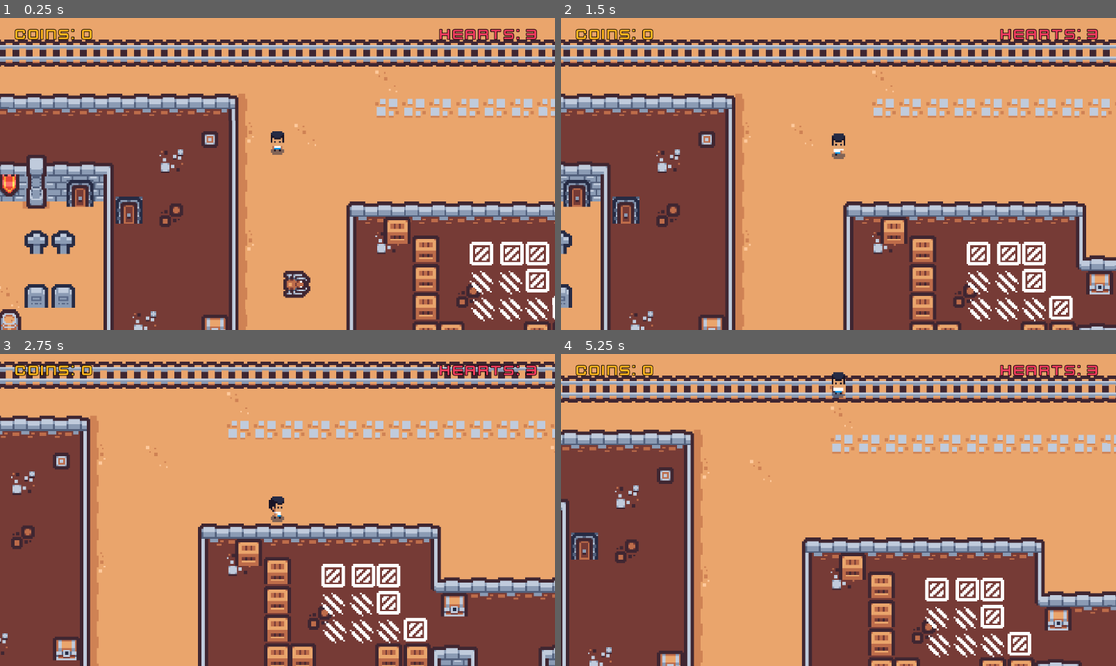
Above: before the commit, frames 1-4 (two rows, left to right).
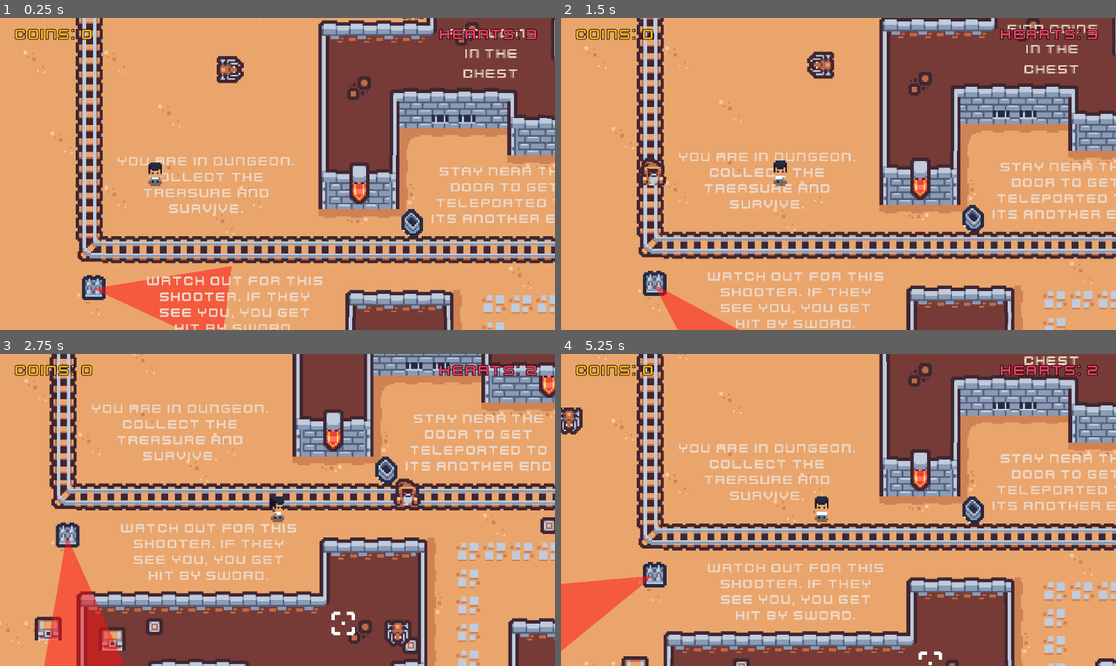
Above: after the commit, the same moments.

Repository: ki8yk8/game-dev-resolution
Game: Godot game, scene res://scenes/game_play.tscn
Two runs of this game, one before a commit and one after it. Both use one fixed random seed, a clock stepped at 60 frames per second and the inputs below.
Inputs (mouse positions are in pixels of both pictures, inside the frame that each line leads up to):
- Up to frame 1 (0.25 s): no input
- Up to frame 2 (1.5 s): tap Enter at 0.5 s; move the mouse to (960, 158) at 0.52 s; hold D (right) 0.53-1.28 s; tap Space (action) at 0.6 s; click (960, 158) at 0.67 s; move the mouse to (727, 189) at 1.27 s; hold Down (down) from 1.28 s (still down); tap Alt at 1.35 s
- Up to frame 3 (2.75 s): move the mouse to (333, 441) at 2.02 s; release Down (down) at 2.03 s; hold D (right) from 2.03 s (still down); tap Shift at 2.1 s
- Up to frame 4 (5.25 s): move the mouse to (810, 572) at 2.77 s; release D (right) at 2.78 s; hold Up (up) 2.78-3.53 s; tap one key every 0.75 s from 2.85 s: Space (action) Alt Shift Space (action); click (810, 572) at 2.92 s; move the mouse to (1005, 556) at 3.52 s; hold A (left) 3.53-5.03 s; move the mouse to (672, 463) at 4.27 s; move the mouse to (866, 510) at 5.02 s; hold Down (down) from 5.03 s (still down); click (866, 510) at 5.17 s

The runs differ from the first frame. In frame 1, 70% of the frame differs, in the area x 0-100%, y 0-100%; in frame 2, 68%; in frame 3, 61%; in frame 4, 64%.

Commit message:
adds hint all over the screen while reducing the sampling

Diff:
--- a/scenes/game_play.tscn
+++ b/scenes/game_play.tscn
@@ -588,7 +588,7 @@
 [node name="Player" parent="." unique_id=1116653195 instance=ExtResource("2_swo0f")]
 unique_name_in_owner = true
 z_index = 2
-position = Vector2(615, -115)
+position = Vector2(-145, 11)
 
 [node name="Camera2D" type="Camera2D" parent="Player" unique_id=1878565070]
 zoom = Vector2(3.5, 3.5)
@@ -1191,3 +1191,109 @@
 theme_override_fonts/font = ExtResource("23_xaioq")
 theme_override_font_sizes/font_size = 32
 text = "Hearts: 3"
+
+[node name="UIHints" type="Node2D" parent="." unique_id=74088583]
+position = Vector2(314, 101)
+
+[node name="Welcome" type="Label" parent="UIHints" unique_id=757817762]
+offset_left = -484.0
+offset_top = -102.0
+offset_right = 412.0
+offset_bottom = 195.0
+scale = Vector2(0.125, 0.125)
+theme_override_colors/font_color = Color(0.92, 0.84410006, 0.78200006, 1)
+theme_override_fonts/font = ExtResource("23_xaioq")
+theme_override_font_sizes/font_size = 64
+text = "You are in dungeon. Collect the treasure and survive."
+horizontal_alignment = 1
+autowrap_mode = 2
+
+[node name="Welcome2" type="Label" parent="UIHints" unique_id=1667285944]
+offset_left = -466.0
+offset_top = -31.0
+offset_right = 414.0
+offset_bottom = 266.0
+scale = Vector2(0.125, 0.125)
+theme_override_colors/font_color = Color(0.92, 0.84410006, 0.78200006, 1)
+theme_override_fonts/font = ExtResource("23_xaioq")
+theme_override_font_sizes/font_size = 64
+text = "Watch out for this shooter. If they see you, you get hit by sword."
+horizontal_alignment = 1
+autowrap_mode = 2
+
+[node name="Treasure" type="Label" parent="UIHints" unique_id=1094725335]
+offset_left = -289.0
+offset_top = -190.0
+offset_right = -228.0
+offset_bottom = -145.0
+theme_override_colors/font_color = Color(0.92, 0.84410006, 0.78200006, 1)
+theme_override_fonts/font = ExtResource("23_xaioq")
+theme_override_font_sizes/font_size = 8
+text = "You can find coins in the chest"
+horizontal_alignment = 1
+autowrap_mode = 2
+
+[node name="Track" type="Label" parent="UIHints" unique_id=2030030688]
+offset_left = -93.0
+offset_top = -103.0
+offset_right = 731.0
+offset_bottom = 194.0
+scale = Vector2(0.125, 0.125)
+theme_override_colors/font_color = Color(0.92, 0.84410006, 0.78200006, 1)
+theme_override_fonts/font = ExtResource("23_xaioq")
+theme_override_font_sizes/font_size = 64
+text = "Watch out for the ghost. They love to roam in these tracks."
+horizontal_alignment = 1
+autowrap_mode = 2
+
+[node name="Spider" type="Label" parent="UIHints" unique_id=216839389]
+offset_left = 67.0
+offset_top = -36.0
+offset_right = 1635.0
+offset_bottom = 186.0
+scale = Vector2(0.125, 0.125)
+theme_override_colors/font_color = Color(0.92, 0.84410006, 0.78200006, 1)
+theme_override_fonts/font = ExtResource("23_xaioq")
+theme_override_font_sizes/font_size = 64
+text = "Spiders are silent, but if you come close to them, they can chase you and hurt you."
+horizontal_alignment = 1
+autowrap_mode = 2
+
+[node name="Spider2" type="Label" parent="UIHints" unique_id=244050908]
+offset_left = 312.0
+offset_top = -40.0
+offset_right = 1512.0
+offset_bottom = 182.0
+scale = Vector2(0.125, 0.125)
+theme_override_colors/font_color = Color(0.92, 0.84410006, 0.78200006, 1)
+theme_override_fonts/font = ExtResource("23_xaioq")
+theme_override_font_sizes/font_size = 64
+text = "There may be some push traps lying around. Be aware of them."
+horizontal_alignment = 1
+autowrap_mode = 2
+
+[node name="door" type="Label" parent="UIHints" unique_id=640399922]
+offset_left = -302.0
+offset_top = -96.0
+offset_right = 514.0
+offset_bottom = 201.0
+scale = Vector2(0.125, 0.125)
+theme_override_colors/font_color = Color(0.92, 0.84410006, 0.78200006, 1)
+theme_override_fonts/font = ExtResource("23_xaioq")
+theme_override_font_sizes/font_size = 64
+text = "Stay near the door to get teleported to its another end"
+horizontal_alignment = 1
+autowrap_mode = 2
+
+[node name="door2" type="Label" parent="UIHints" unique_id=1816132477]
+offset_left = 496.0
+offset_top = -138.0
+offset_right = 1592.0
+offset_bottom = 110.0
+scale = Vector2(0.125, 0.125)
+theme_override_colors/font_color = Color(0.92, 0.84410006, 0.78200006, 1)
+theme_override_fonts/font = ExtResource("23_xaioq")
+theme_override_font_sizes/font_size = 64
+text = "Sokoban. Complete each block to unlock the chest"
+horizontal_alignment = 1
+autowrap_mode = 2
